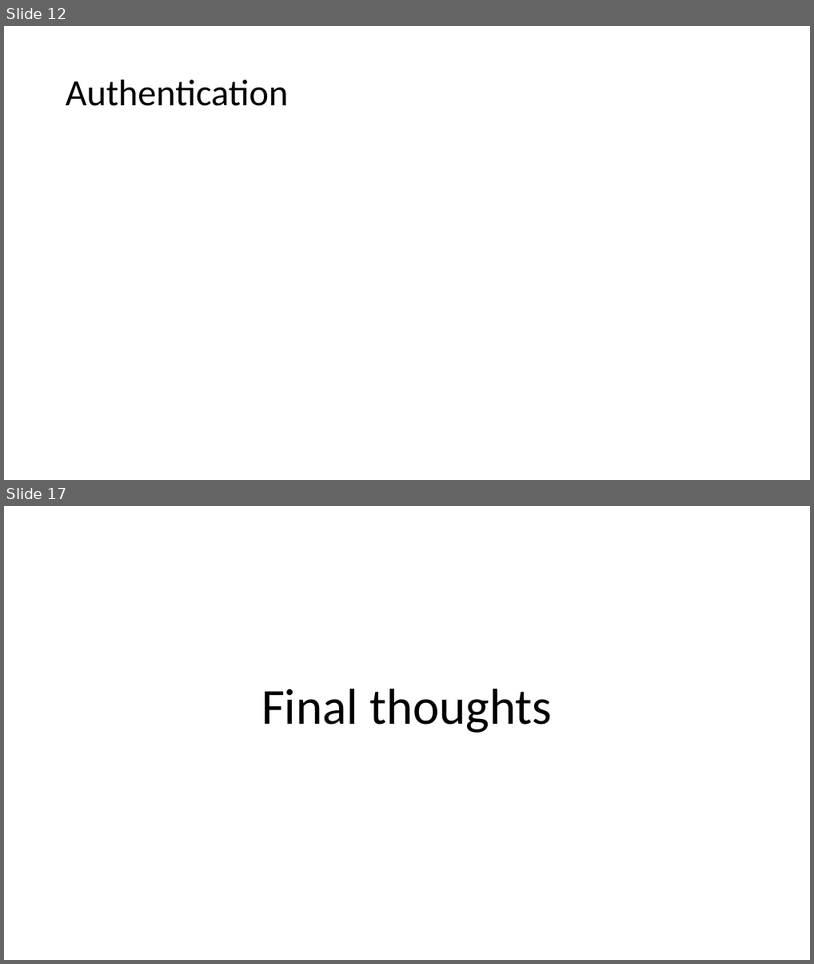
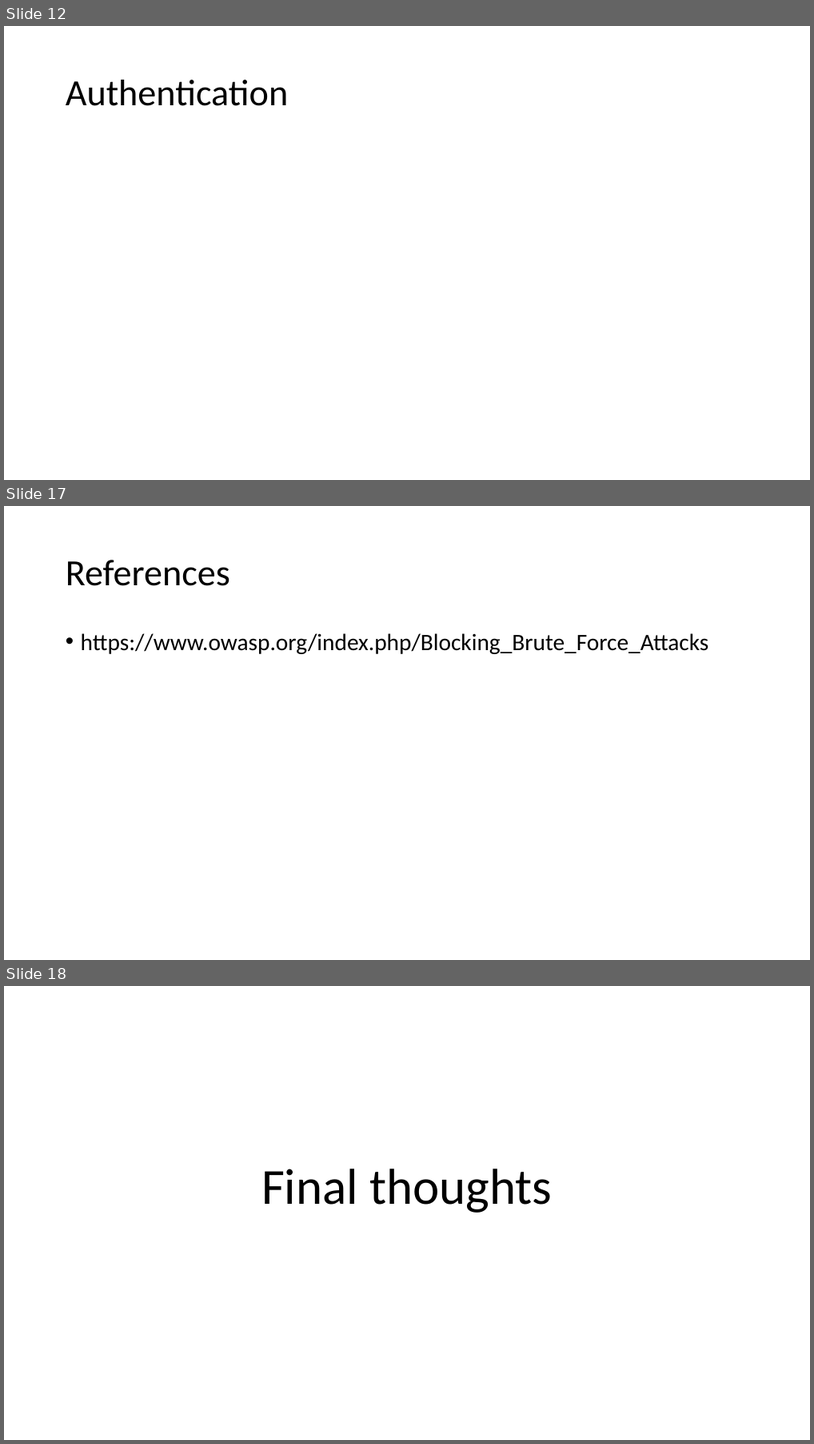
Before and after one commit to fparricelli/Encrypted-data-exchange-between-two-Arduino-boards-using-Symmetric-Encryption, a slide deck: Documentazione e cose così/Slide_concettuali_Luca.pptx. Shown one above the other, each under a label of ours: slides 12 and 17 before the commit, slides 12, 17 and 18 after it; the slides between them are not shown. The pictures are 814x964 and 814x1444 pixels, drawn with LibreOffice and Linux fonts; fonts in the diff are those of the drawing. Boxes give left, top, right and bottom in pixels: in the first picture for what was removed or moved away, otherwise in the second. Text is boxed around its words. In the diff, an @@ line names an element or a change of style, - is before the commit and + after.

```diff
--- a/Documentazione e cose così/Slide_concettuali_Luca.pptx
+++ b/Documentazione e cose così/Slide_concettuali_Luca.pptx
@@ slide 17 added at box(4, 506, 810, 960), background #FFFFFF @@
@@ title added at box(66, 560, 230, 586), 44 pt, text #000000 @@
+References
@@ text added at box(81, 633, 710, 654), 28 pt, text #000000 @@
+• https://www.owasp.org/index.php/Blocking_Brute_Force_Attacks
@@ what was slide 17 is now slide 18 @@
```
Also in this commit, not shown: 6 slides changed, 3 other slides added, 1 slide removed, 3 other files.
